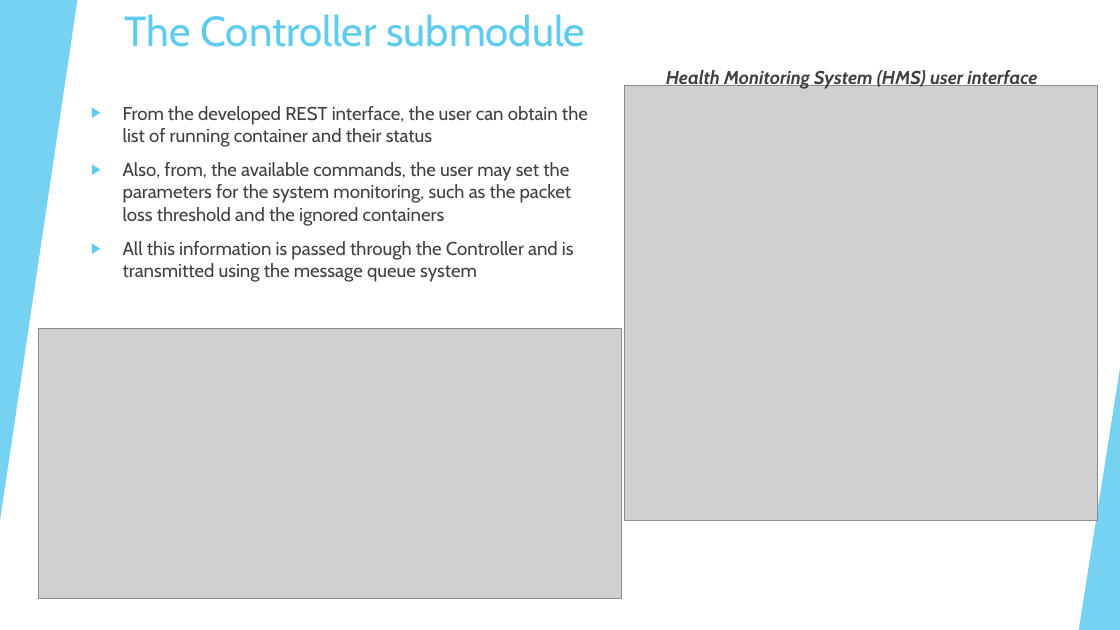
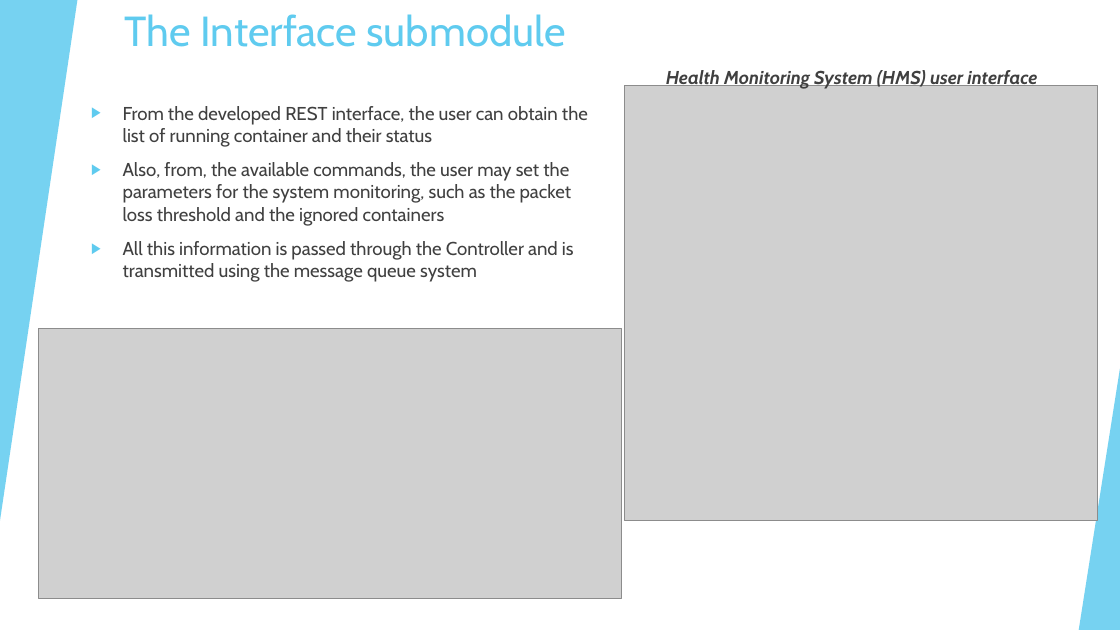
Before and after one commit to BarsantiNicola/DockerHealthMonitoring, a slide deck: slide 9 of Documentation/Cloud-Computing-Proj-Presentation.pptx (slide 8 before the commit). Drawn at 1120x630 pixels with LibreOffice and Linux fonts; fonts in the diff are those of the drawing; grey boxes stand for pictures. Boxes give left, top, right and bottom in pixels: in the first picture for what was removed or moved away, otherwise in the second. Text is boxed around its words. In the diff, an @@ line names an element or a change of style, - is before the commit and + after.

```diff
--- a/Documentation/Cloud-Computing-Proj-Presentation.pptx
+++ b/Documentation/Cloud-Computing-Proj-Presentation.pptx
@@ title at bbox=[125, 14, 566, 47]: text changed @@
-The Controller submodule
+The Interface submodule
```
Also in this commit, not shown: 1 other slide changed, 8 slides added, 2 slides removed.
